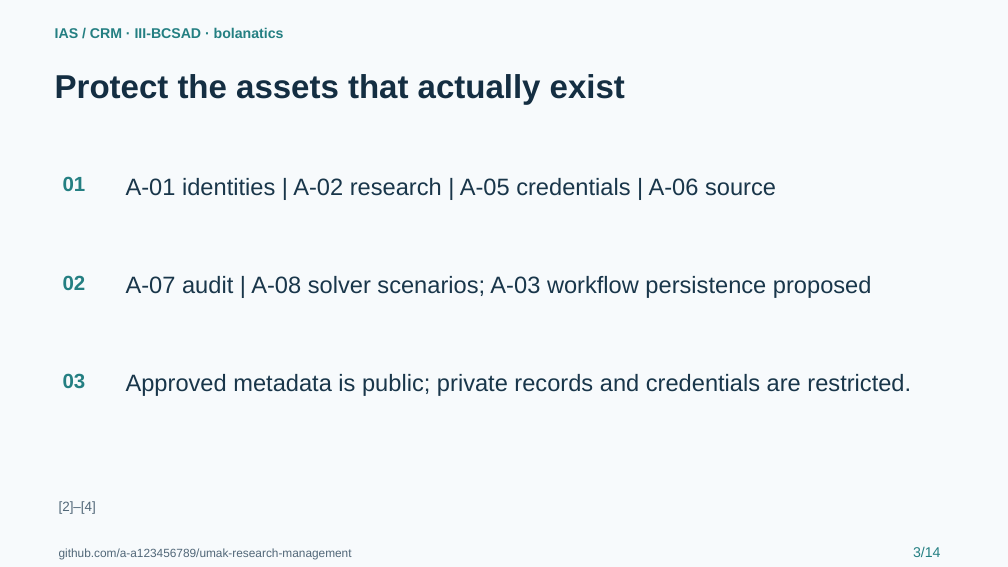
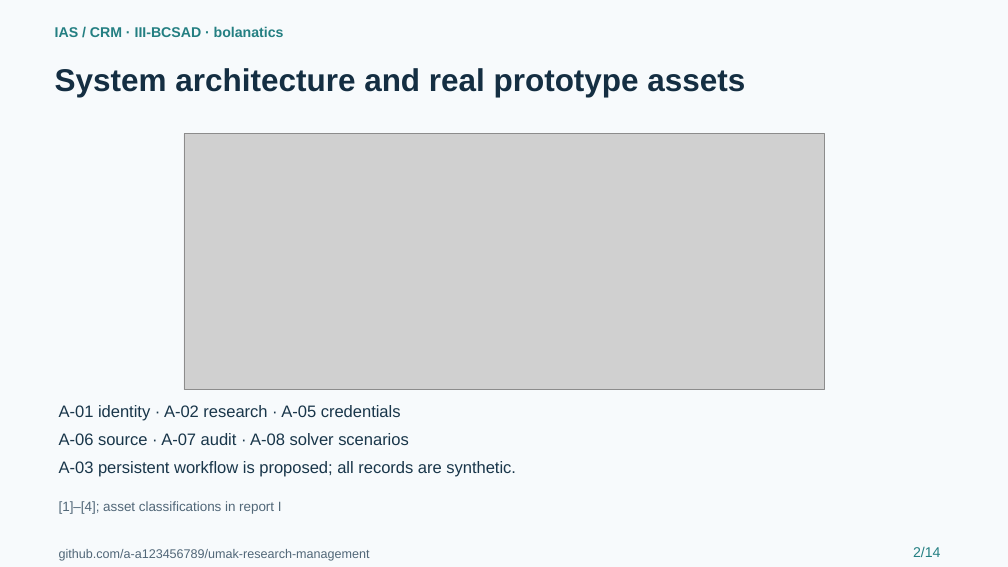
Before and after one commit to a-a123456789/umak-research-management, a slide deck: slide 2 of submissions/IAS_Defense.pptx (slide 3 before the commit). Drawn at 1008x567 pixels with LibreOffice and Linux fonts; fonts in the diff are those of the drawing; grey boxes stand for pictures. Boxes give left, top, right and bottom in pixels: in the first picture for what was removed or moved away, otherwise in the second. Text is boxed around its words. In the diff, an @@ line names an element or a change of style, - is before the commit and + after.

Commit message:
Close IAS and ALGOCOM submission gaps (#4)
* Close IAS and ALGOCOM report and worker validation gaps

* Link correction PR and commit-specific successful workflows

```diff
--- a/submissions/IAS_Defense.pptx
+++ b/submissions/IAS_Defense.pptx
@@ text removed at <box>55,74,625,104</box> @@
-Protect the assets that actually exist
@@ text added at <box>55,68,745,97</box>, 30 pt, text #142E42, bold @@
+System architecture and real prototype assets
@@ picture added at <box>184,134,824,390</box> @@
@@ text removed at <box>63,176,86,191</box> @@
-01
@@ text removed at <box>63,275,86,290</box> @@
-02
@@ text removed at <box>63,373,86,389</box> @@
-03
@@ text removed at <box>126,374,911,396</box> @@
-Approved metadata is public; private records and credentials are restricted.
@@ text at <box>59,405,401,421</box>: text changed; size 22.5 to 15.8 pt @@
-A-01 identities | A-02 research | A-05 credentials | A-06 source
+A-01 identity · A-02 research · A-05 credentials
@@ text at <box>59,433,409,445</box>: text changed; size 22.5 to 15.8 pt @@
-A-07 audit | A-08 solver scenarios; A-03 workflow persistence proposed
+A-06 source · A-07 audit · A-08 solver scenarios
@@ text added at <box>59,461,516,477</box>, 15.8 pt, text #19364A @@
+A-03 persistent workflow is proposed; all records are synthetic.
@@ text at <box>59,501,282,514</box>: text changed @@
-[2]–[4]
+[1]–[4]; asset classifications in report I
@@ text "github.com/a-a123456789/umak-research-management" at <box>59,549,370,561</box>: size 11.2 to 12 pt @@
@@ text at <box>913,547,940,557</box>: text changed @@
-3/14
+2/14
```
Also in this commit, not shown: 2 other slides changed, 11 slides added, 11 slides removed, 47 other files.
